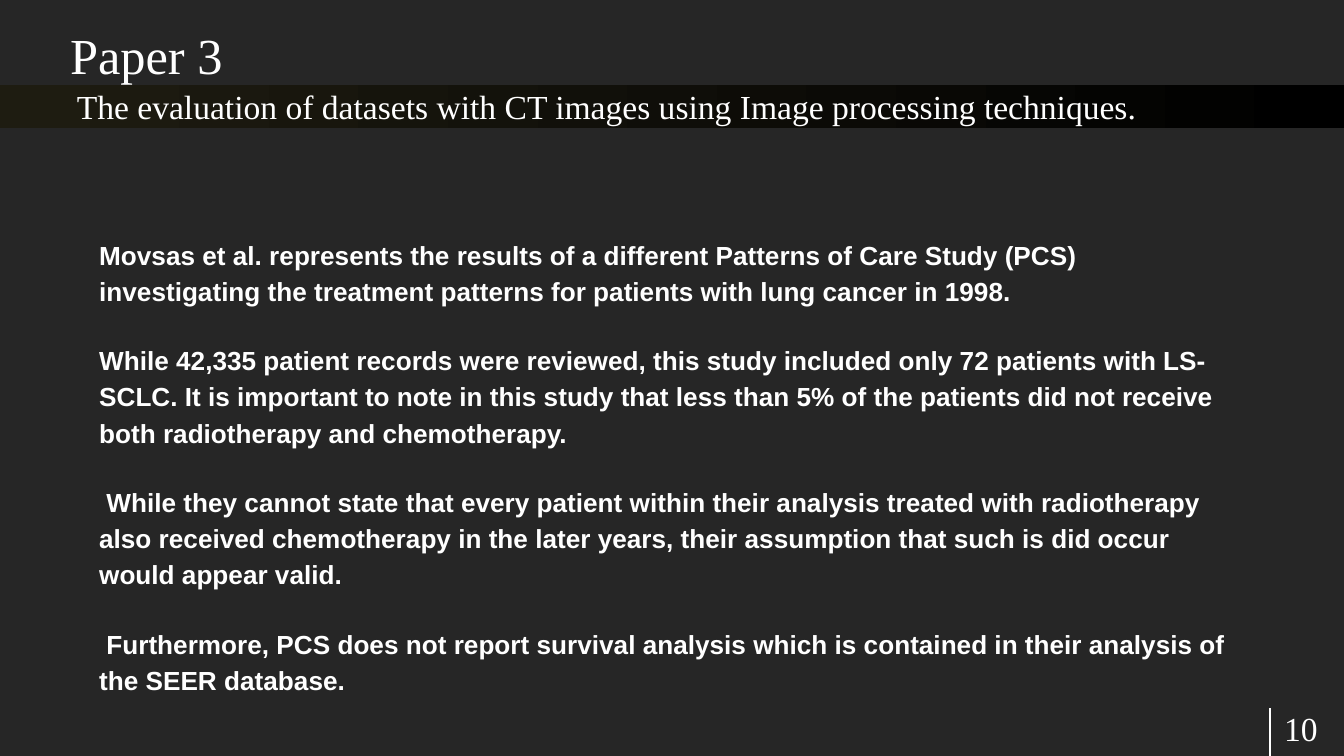
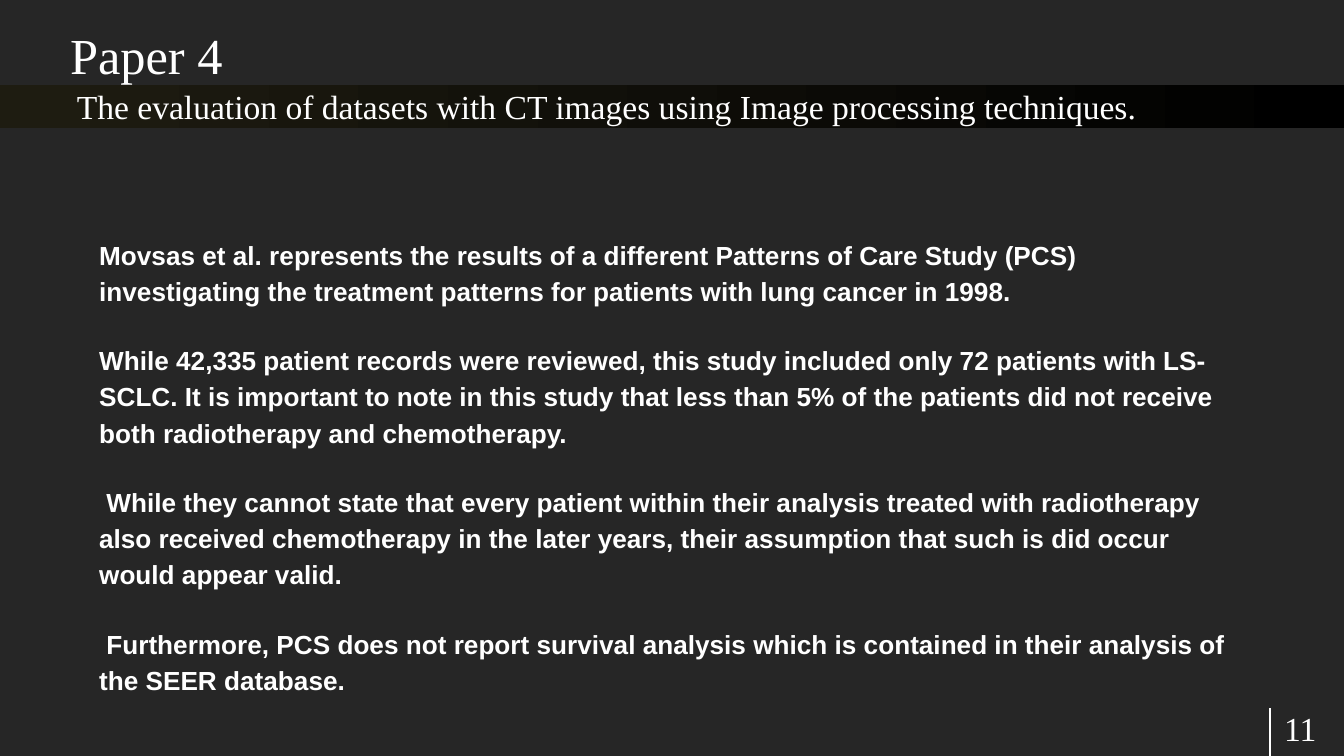
Before and after one commit to raghavddps2/Digital-Image-Processing-Project, a slide deck: slide 11 of Presentation/Digital Image Processing Project.pptx (slide 10 before the commit). Drawn at 1344x756 pixels with LibreOffice and Linux fonts; fonts in the diff are those of the drawing. Boxes give left, top, right and bottom in pixels: in the first picture for what was removed or moved away, otherwise in the second. Text is boxed around its words. In the diff, an @@ line names an element or a change of style, - is before the commit and + after.

```diff
--- a/Presentation/Digital Image Processing Project.pptx
+++ b/Presentation/Digital Image Processing Project.pptx
@@ text at [70,41,222,85]: text changed @@
-Paper 3
+Paper 4
@@ page number at [1284,719,1316,741]: text changed @@
-10
+11
```
Also in this commit, not shown: 7 other slides changed, 8 slides added, 20 other files.
